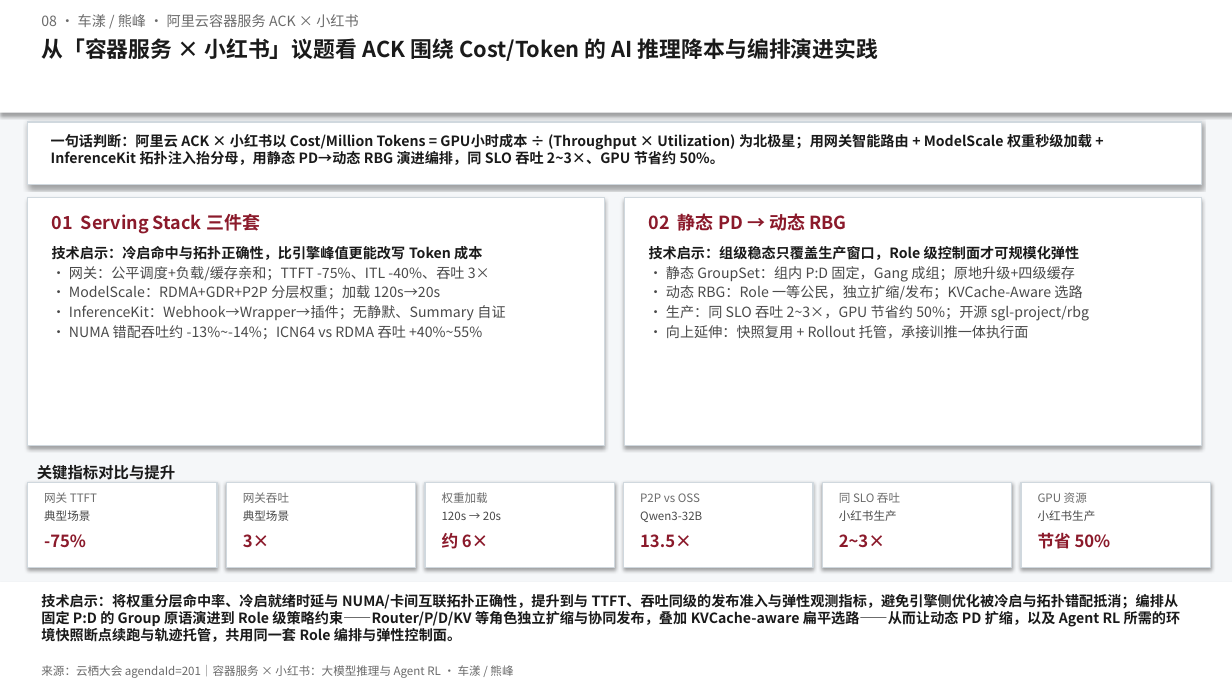
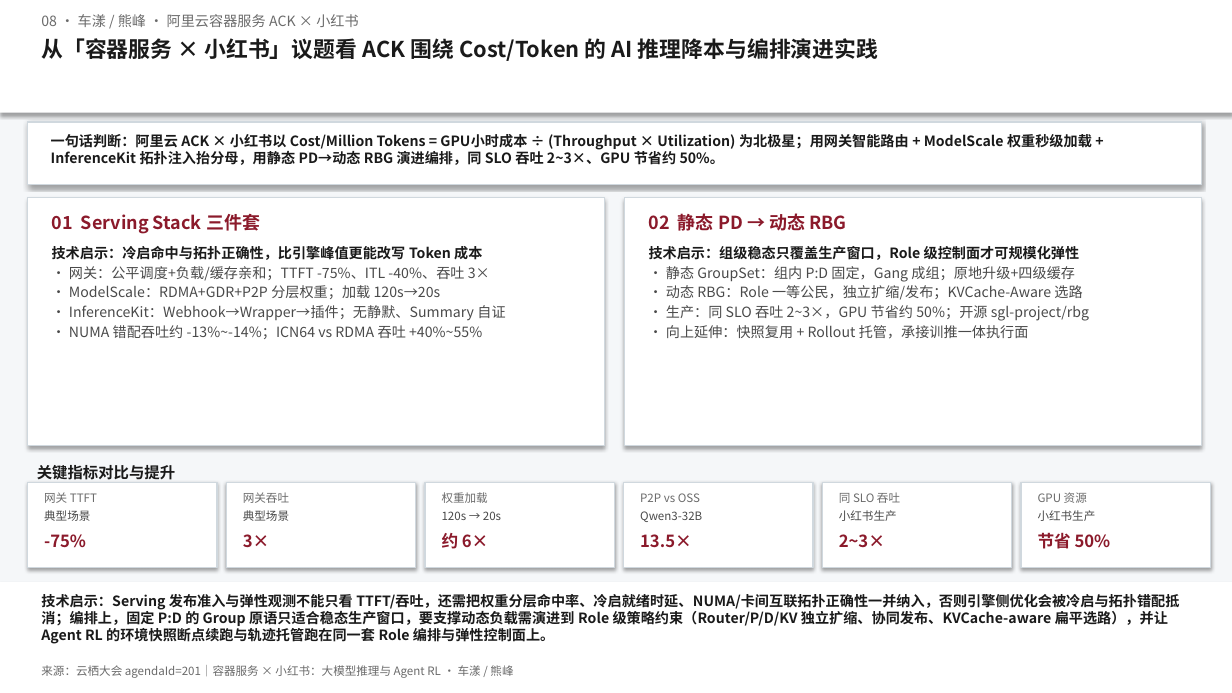
Before and after one commit to Annie-Summer/Kthena, a slide deck: slide 1 of yunqi-2026-agenda-201/docs/洞察一页-08-容器服务 × 小红书：大模型推理与 Agent RL.pptx. Drawn at 1232x693 pixels with LibreOffice and Linux fonts; fonts in the diff are those of the drawing. Boxes give left, top, right and bottom in pixels: in the first picture for what was removed or moved away, otherwise in the second. Text is boxed around its words. In the diff, an @@ line names an element or a change of style, - is before the commit and + after.

```diff
--- a/yunqi-2026-agenda-201/docs/洞察一页-08-容器服务 × 小红书：大模型推理与 Agent RL.pptx
+++ b/yunqi-2026-agenda-201/docs/洞察一页-08-容器服务 × 小红书：大模型推理与 Agent RL.pptx
@@ text at [41,594,1179,644]: text changed @@
-技术启示：将权重分层命中率、冷启就绪时延与 NUMA/卡间互联拓扑正确性，提升到与 TTFT、吞吐同级的发布准入与弹性观测指标，避免引擎侧优化被冷启与拓扑错配抵消；编排从固定 P:D 的 Group 原语演进到 Role 级策略约束——Router/P/D/KV 等角色独立扩缩与协同发布，叠加 KVCache-aware 扁平选路——从而让动态 PD 扩缩，以及 Agent RL 所需的环境快照断点续跑与轨迹托管，共用同一套 Role 编排与弹性控制面。
+技术启示：Serving 发布准入与弹性观测不能只看 TTFT/吞吐，还需把权重分层命中率、冷启就绪时延、NUMA/卡间互联拓扑正确性一并纳入，否则引擎侧优化会被冷启与拓扑错配抵消；编排上，固定 P:D 的 Group 原语只适合稳态生产窗口，要支撑动态负载需演进到 Role 级策略约束（Router/P/D/KV 独立扩缩、协同发布、KVCache-aware 扁平选路），并让 Agent RL 的环境快照断点续跑与轨迹托管跑在同一套 Role 编排与弹性控制面上。
```
Also in this commit, not shown: 1 other file.
